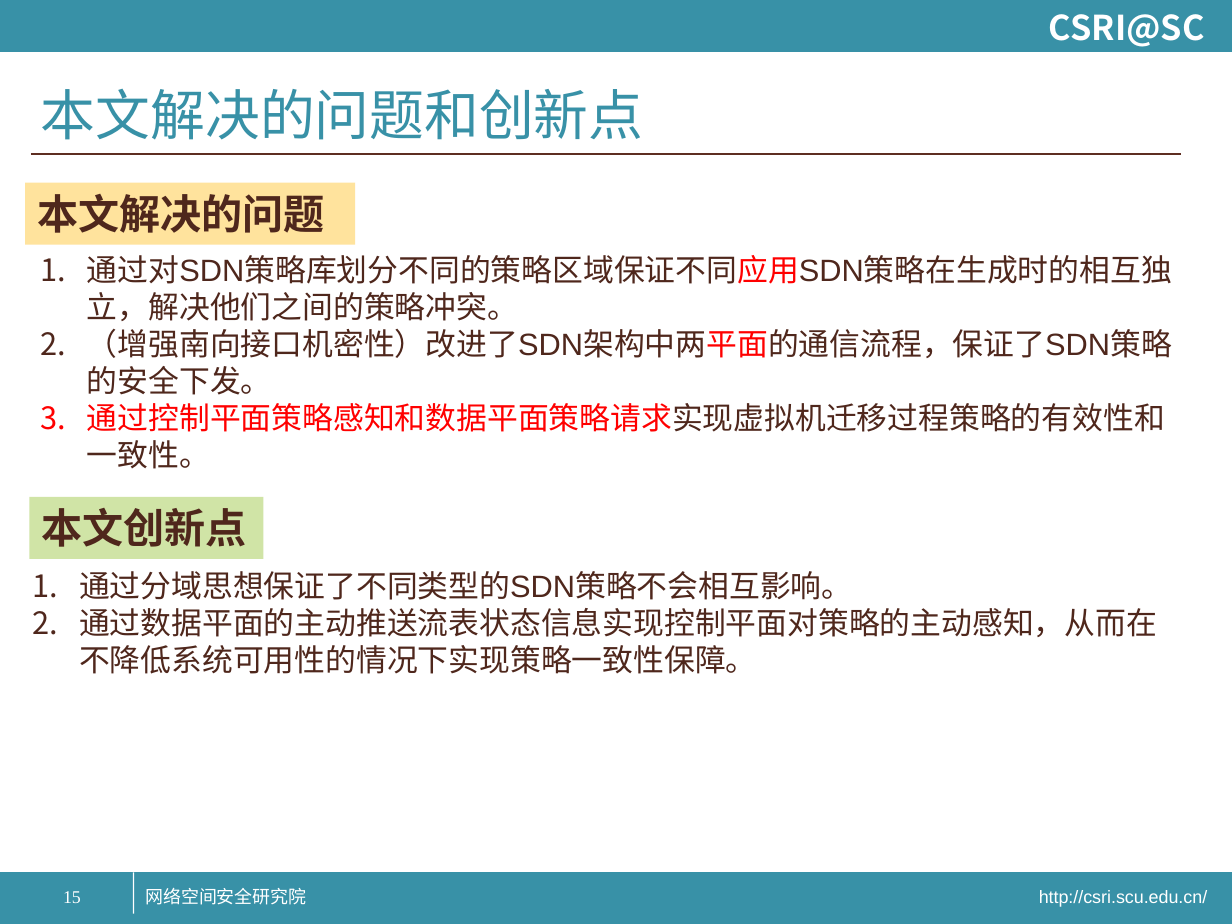
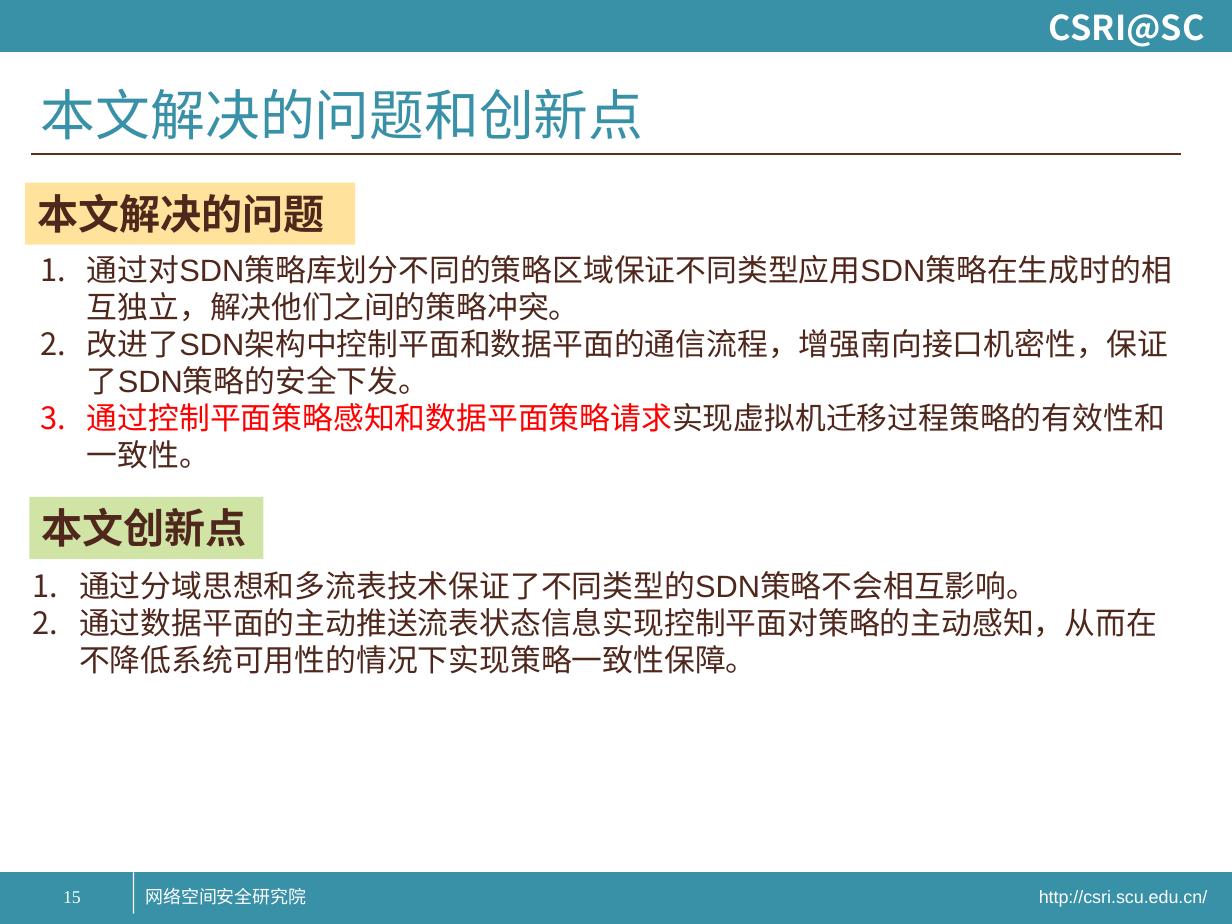
Before and after one commit to yuanmaomao/coorthing, a slide deck: slide 15 of IaaS下网络策略安全相关技术研究-苑中梁-v12.27-批注.pptx. Drawn at 1232x924 pixels with LibreOffice and Linux fonts; fonts in the diff are those of the drawing. Boxes give left, top, right and bottom in pixels: in the first picture for what was removed or moved away, otherwise in the second. Text is boxed around its words. In the diff, an @@ line names an element or a change of style, - is before the commit and + after.

```diff
--- a/IaaS下网络策略安全相关技术研究-苑中梁-v12.27-批注.pptx
+++ b/IaaS下网络策略安全相关技术研究-苑中梁-v12.27-批注.pptx
@@ text at box(87, 255, 1172, 395): text changed @@
-1. 通过对SDN策略库划分不同的策略区域保证不同应用SDN策略在生成时的相互独立，解决他们之间的策略冲突。
-2. （增强南向接口机密性）改进了SDN架构中两平面的通信流程，保证了SDN策略的安全下发。
+1. 通过对SDN策略库划分不同的策略区域保证不同类型应用SDN策略在生成时的相互独立，解决他们之间的策略冲突。
+2. 改进了SDN架构中控制平面和数据平面的通信流程，增强南向接口机密性，保证了SDN策略的安全下发。
@@ text at box(79, 571, 1037, 600): text changed @@
-1. 通过分域思想保证了不同类型的SDN策略不会相互影响。
+1. 通过分域思想和多流表技术保证了不同类型的SDN策略不会相互影响。
```
Also in this commit, not shown: 1 other slide changed.
